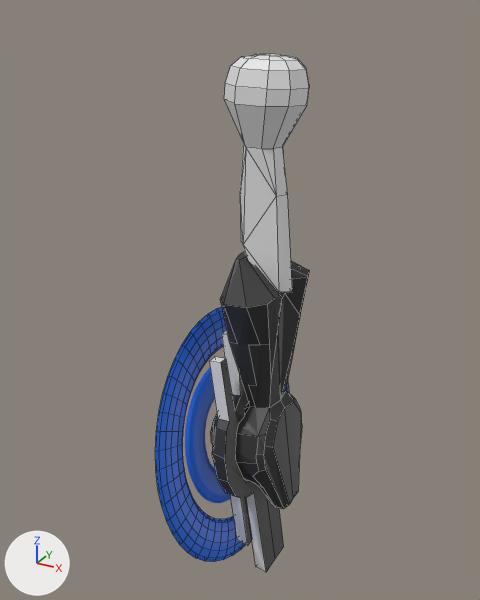
An edit to the Blender file Assets/RobotParts/Attachment/ShieldArm/ShieldArmModel.blend, drawn before and after from the same camera.
Rendered twice from a 50 mm camera at (5.77, -11.69, 0.76) aimed at (-0.71, 0.09, -5.13). The axes (+X, +Y, +Z) are drawn at lower left. The lights are the same throughout. Mesh edges are drawn as thin lines on the coarser meshes.

Before the edit, the objects in view are built like this:
```python
me_sphere = bpy.data.meshes.new('Sphere')
me_sphere.from_pydata(...)  # 206 vertices, 139 faces; spans x 5.06..7.07, y 0.0..1.52, z -5.36..6.66
# faces by material slot: [79, 55, 5]
me_sphere.materials.append(mat_body)  # black #313131
me_sphere.materials.append(mat_trim)  # white #e7e7e7
me_sphere.materials.append(mat_highlight)  # blue #3583e7
me_torus = bpy.data.meshes.new('Torus')
me_torus.from_pydata(...)  # 576 vertices, 576 faces; spans x -1.26..1.26, y -1.26..1.26, z -0.17..-0.02
me_torus.materials.append(mat_energy)  # blue #0567e7
me_torus_004 = bpy.data.meshes.new('Torus.004')
me_torus_004.from_pydata(...)  # 576 vertices, 576 faces; spans x -1.02..1.02, y -1.02..1.02, z -0.07..-0.01
me_torus_004.materials.append(mat_energy)  # blue #0567e7
ob_arm = bpy.data.objects.new('Arm', me_sphere)
ob_arm.location = (5.86, 0.0, -5.39)
ob_arm.rotation_euler = (0.0, 3.142, 0.0)  # degrees (0, 180, 0)
_m = ob_arm.modifiers.new('Mirror', 'MIRROR')
_m.use_axis = (False, True, False)
_m.merge_threshold = 0.101
ob_outerring = bpy.data.objects.new('OuterRing', me_torus_004)
ob_outerring.parent = ob_shield
ob_outerring.matrix_parent_inverse = Matrix(((0.725, 0.0, 0.0, -0.974), (0.0, 0.725, 0.0, 0.0), (0.0, 0.0, 0.725, -1.837), (0.0, 0.0, 0.0, 1.0)))
ob_outerring.location = (1.349, -0.00215, 2.341)
ob_outerring.scale = (2.94, 2.94, 2.94)
ob_shield = bpy.data.objects.new('Shield', me_torus)
ob_shield.location = (-1.15, 0.0, -8.6)
ob_shield.rotation_euler = (0.0, -1.779, 0.0)  # degrees (0, -102, 0)
ob_shield.scale = (1.38, 1.38, 1.38)
```
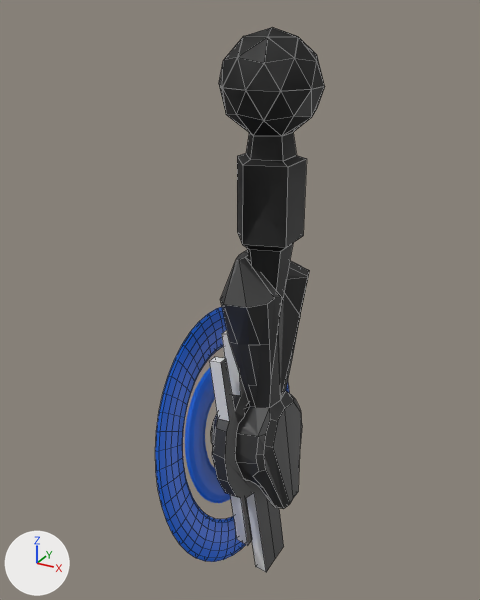
Pixel boxes [x1, y1, x2, y2] of what changed, in the pictures (480 x 600 px):
'Arm', reshaped (15% wider): before [209, 54, 310, 572]; after [209, 27, 325, 572]
part 1 of me_sphere, rebuilt: before [224, 54, 309, 294]; after [219, 27, 325, 302]

What the commit changed:
me_sphere is used by ob_arm; location (5.86, 0.0, -5.39); rotation (0.0, 3.142, 0.0), in degrees (0, 180, 0).
me_sphere had 206 vertices, 139 faces and spanned x 5.06..7.07, y 0.0..1.52, z -5.36..6.66.
me_sphere now has 224 vertices, 198 faces and spans x 4.91..7.07, y -1.0..1.52, z -5.83..6.66.
me_sphere part 1: the loose piece of 48 vertices spanning x 5.09..6.73, y 0.0..0.66, z -5.36..-0.66 is rebuilt with 66 vertices and now spans x 4.91..6.81, y -1.0..1.0, z -5.83..-0.37, in mat_body (black #313131).
